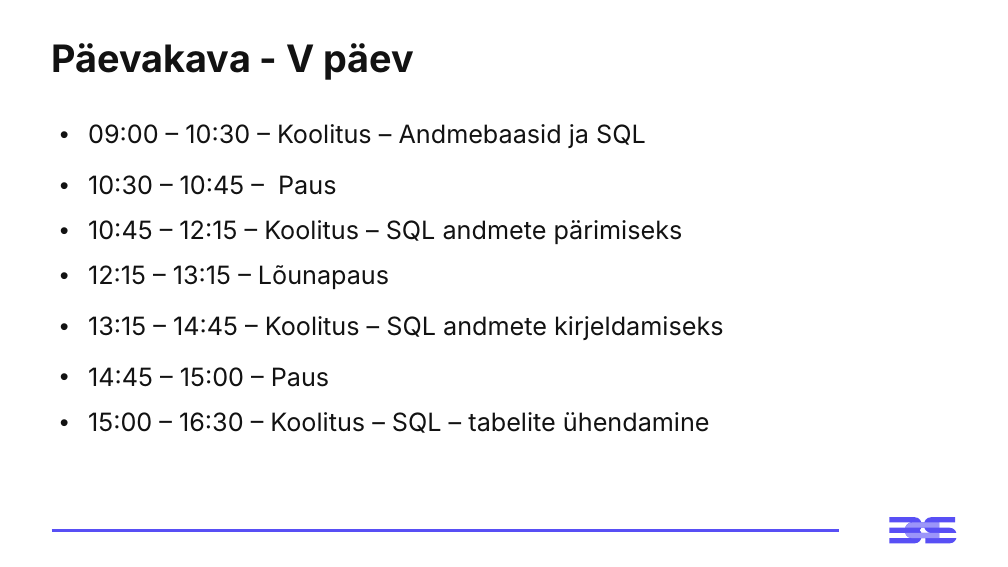
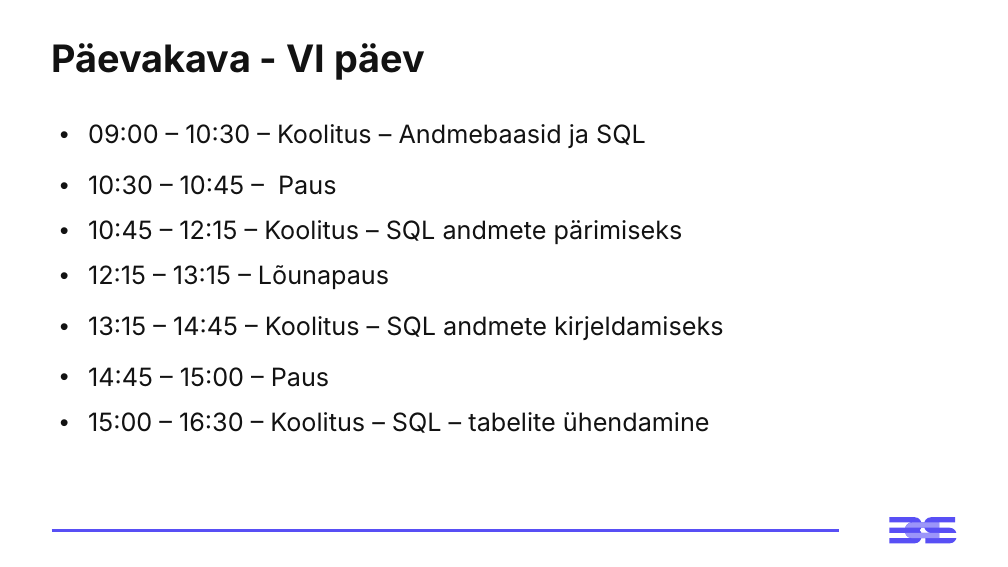
Before and after one commit to emilieabel/andmetarkus, a slide deck: slide 2 of Materjalid/Day6 SQL/6-paev-andmetarkus-esitlus.pptx. Drawn at 1008x567 pixels with LibreOffice and Linux fonts; fonts in the diff are those of the drawing. Boxes give left, top, right and bottom in pixels: in the first picture for what was removed or moved away, otherwise in the second. Text is boxed around its words. In the diff, an @@ line names an element or a change of style, - is before the commit and + after.

```diff
--- a/Materjalid/Day6 SQL/6-paev-andmetarkus-esitlus.pptx
+++ b/Materjalid/Day6 SQL/6-paev-andmetarkus-esitlus.pptx
@@ title at bbox=[52, 43, 425, 80]: text changed @@
-Päevakava - V päev
+Päevakava - VI päev
```
Also in this commit, not shown: 1 other slide changed, 1 slide added, 2 other files.
